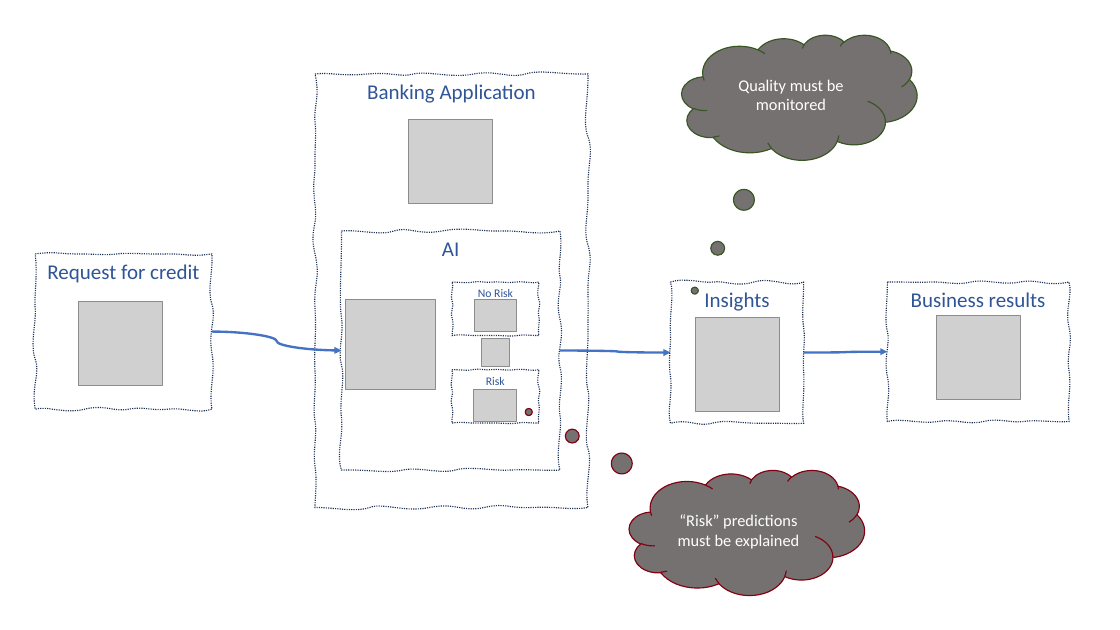
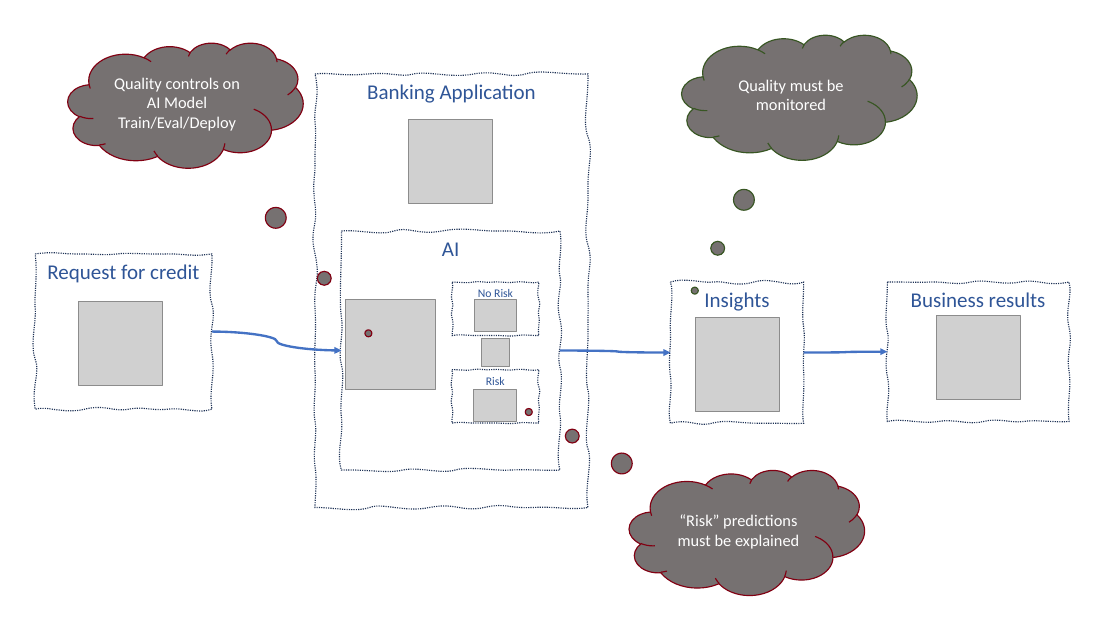
Before and after one commit to ntl-ibm/kubeflow-ppc64le-examples, a slide deck: slide 2 of explain/container_image/application/static/AI.pptx. Drawn at 1120x630 pixels with LibreOffice and Linux fonts; fonts in the diff are those of the drawing; grey boxes stand for pictures. Boxes give left, top, right and bottom in pixels: in the first picture for what was removed or moved away, otherwise in the second. Text is boxed around its words. In the diff, an @@ line names an element or a change of style, - is before the commit and + after.

```diff
--- a/explain/container_image/application/static/AI.pptx
+++ b/explain/container_image/application/static/AI.pptx
@@ thought cloud added at bbox=[68, 43, 303, 168], fill #767171, outline #810012 1 pt, 14 pt, text #FFFFFF @@
+Quality controls on AI Model
+Train/Eval/Deploy
```
Also in this commit, not shown: 1 slide added, 3 other files.
